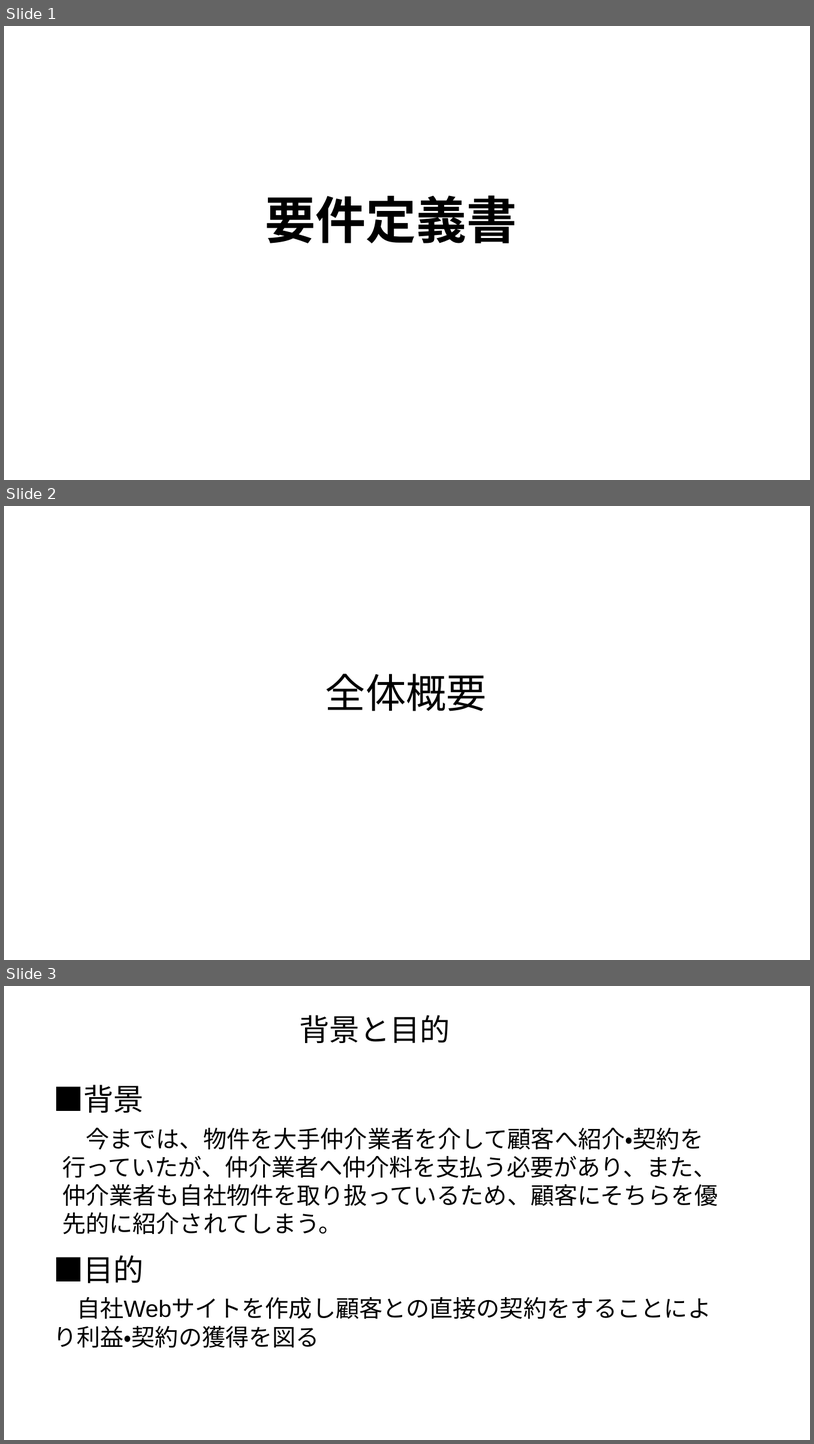
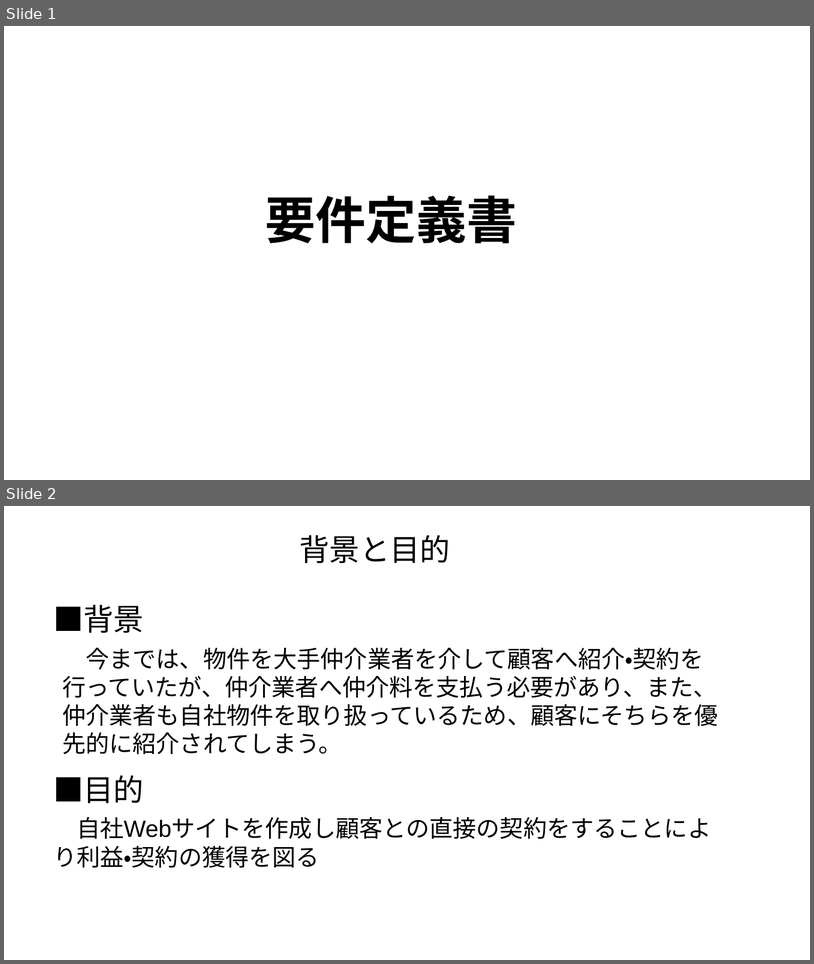
Before and after one commit to akikun918/apart-management-system, a slide deck: 要件定義書.pptx. Shown one above the other, each under a label of ours: slides 1, 2 and 3 before the commit, slides 1 and 2 after it. The pictures are 814x1444 and 814x964 pixels, drawn with LibreOffice and Linux fonts; fonts in the diff are those of the drawing. Boxes give left, top, right and bottom in pixels: in the first picture for what was removed or moved away, otherwise in the second. Text is boxed around its words. In the diff, an @@ line names an element or a change of style, - is before the commit and + after.

```diff
--- a/要件定義書.pptx
+++ b/要件定義書.pptx
@@ slide 2 removed at (4,506,810,960), background pattern #FFFFFF on #FFFFFF @@
@@ title removed at (326,673,487,711) @@
-全体概要
@@ what was slide 3 is now slide 2 @@
```
Also in this commit, not shown: 7 slides changed, 1 slide added, 1 other file.
